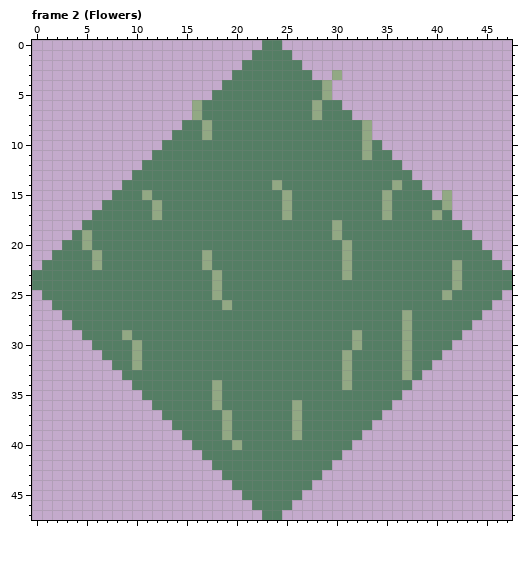
Two states of a pixel-art file, resources/asesprite/Tiles2.aseprite. The picture above is the old version.
48x48 pixels, 20 frames. Colours within 5 levels of each other are drawn and written as one. Shown: frame 2 (Flowers). The commit also changed other frames, which this record leaves out.
New version:
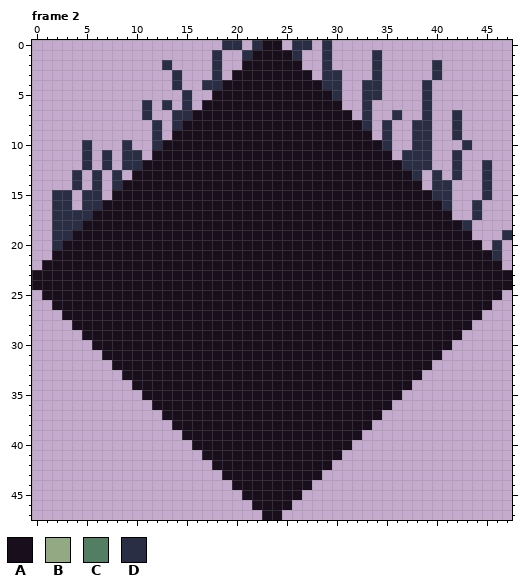
Palette (. is transparent): A #190f1c  B #92a984  C #547e64  D #2a2e45
Changes in this commit:
layer "2" now shown
layer "3" now shown
layer "4" now shown
layer "5" now shown
Changed rows in their new state; - is an unchanged pixel.
Frame 2, layers "5", "4", "1":
first column x 0:
 0 -------------------DD-DAA-DD-D------------------
 1 ------------------D--DAAAAD--D----D-------------
 2 -------------D----D--AAAAAA--D----D-----D-------
 3 --------------D---D-AAAAAAAA-DD---D-----D-------
 4 --------------D--DDAAAAAAAAAADD--DD----D--------
 5 ---------------D--AAAAAAAAAAAAD--DD----D--------
 6 -----------D-D-D.AAAAAAAAAAAAAA--D-----D--------
 7 -----------D--DDAAAAAAAAAAAAAAAA-D--D--D--D-----
 8 ------------D-DAAAAAAAAAAAAAAAAAAD-D--DD--D-----
 9 ------------D-AAAAAAAAAAAAAAAAAAAA-D--DD--D-----
10 -----D---D--DAAAAAAAAAAAAAAAAAAAAAAD--DD---D----
11 -----D-D-DD-AAAAAAAAAAAAAAAAAAAAAAAA-DDD--D-----
12 -----D-D-DDAAAAAAAAAAAAAAAAAAAAAAAAAADDD--D--D--
13 ----D-D-D-AAAAAAAAAAAAAAAAAAAAAAAAAAAAD-D-D--D--
14 ----D-D-DAAAAAAAAAAAAAAAAAAAAAAAAAAAAAA-DD---D--
15 --DD-DD-AAAAAAAAAAAAAAAAAAAAAAAAAAAAAAAADD---D--
16 --DD-DDAAAAAAAAAAAAAAAAAAAAAAAAAAAAAAAAAAD--D---
17 --DDDDAAAAAAAAAAAAAAAAAAAAAAAAAAAAAAAAAAAA--D---
18 --DDDAAAAAAAAAAAAAAAAAAAAAAAAAAAAAAAAAAAAAAD----
19 --DDAAAAAAAAAAAAAAAAAAAAAAAAAAAAAAAAAAAAAAAA---D
20 --DAAAAAAAAAAAAAAAAAAAAAAAAAAAAAAAAAAAAAAAAAA-D-
21 --AAAAAAAAAAAAAAAAAAAAAAAAAAAAAAAAAAAAAAAAAAAAD-
22 -AAAAAAAAAAAAAAAAAAAAAAAAAAAAAAAAAAAAAAAAAAAAAA-
23 AAAAAAAAAAAAAAAAAAAAAAAAAAAAAAAAAAAAAAAAAAAAAAAA
24 AAAAAAAAAAAAAAAAAAAAAAAAAAAAAAAAAAAAAAAAAAAAAAAA
25 -AAAAAAAAAAAAAAAAAAAAAAAAAAAAAAAAAAAAAAAAAAAAAA-
26 --AAAAAAAAAAAAAAAAAAAAAAAAAAAAAAAAAAAAAAAAAAAA--
27 ---AAAAAAAAAAAAAAAAAAAAAAAAAAAAAAAAAAAAAAAAAA---
28 ----AAAAAAAAAAAAAAAAAAAAAAAAAAAAAAAAAAAAAAAA----
29 -----AAAAAAAAAAAAAAAAAAAAAAAAAAAAAAAAAAAAAA-----
30 ------AAAAAAAAAAAAAAAAAAAAAAAAAAAAAAAAAAAA------
31 -------AAAAAAAAAAAAAAAAAAAAAAAAAAAAAAAAAA-------
32 --------AAAAAAAAAAAAAAAAAAAAAAAAAAAAAAAA--------
33 ---------AAAAAAAAAAAAAAAAAAAAAAAAAAAAAA---------
34 ----------AAAAAAAAAAAAAAAAAAAAAAAAAAAA----------
35 -----------AAAAAAAAAAAAAAAAAAAAAAAAAA-----------
36 ------------AAAAAAAAAAAAAAAAAAAAAAAA------------
37 -------------AAAAAAAAAAAAAAAAAAAAAA-------------
38 --------------AAAAAAAAAAAAAAAAAAAA--------------
39 ---------------AAAAAAAAAAAAAAAAAA---------------
40 ----------------AAAAAAAAAAAAAAAA----------------
41 -----------------AAAAAAAAAAAAAA-----------------
42 ------------------AAAAAAAAAAAA------------------
43 -------------------AAAAAAAAAA-------------------
44 --------------------AAAAAAAA--------------------
45 ---------------------AAAAAA---------------------
46 ----------------------AAAA----------------------
47 -----------------------AA-----------------------
Changed places in both pictures, as pixel boxes (x1, y1, x2, y2):
changed: (32, 40, 512, 520)
